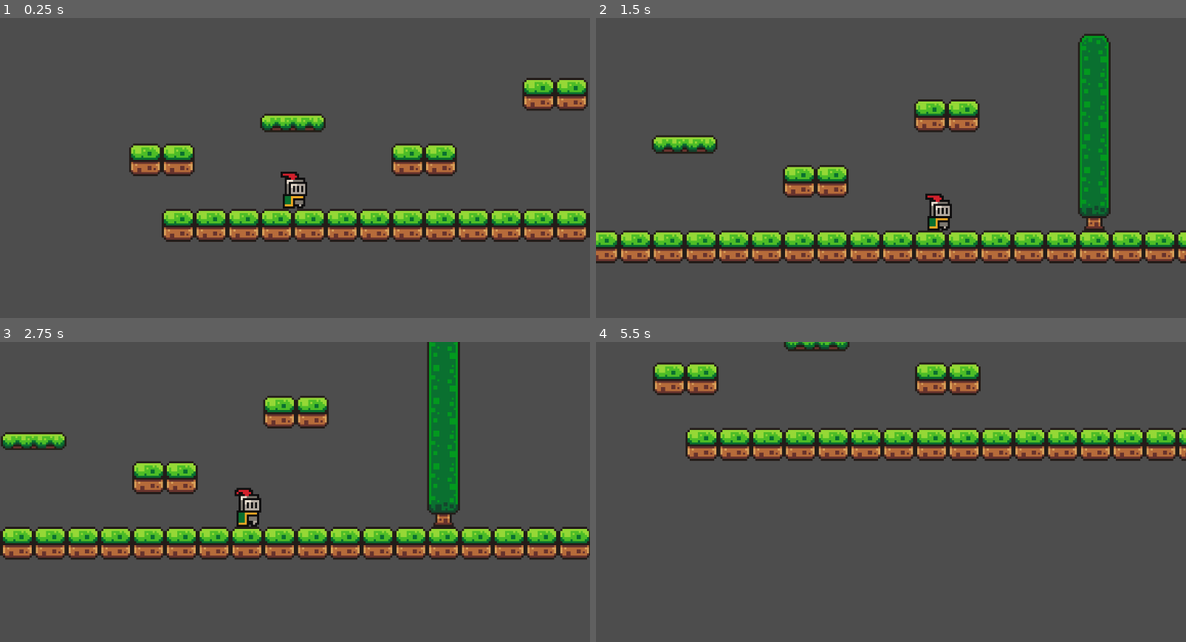
Above: before the commit, frames 1-4 (two rows, left to right).
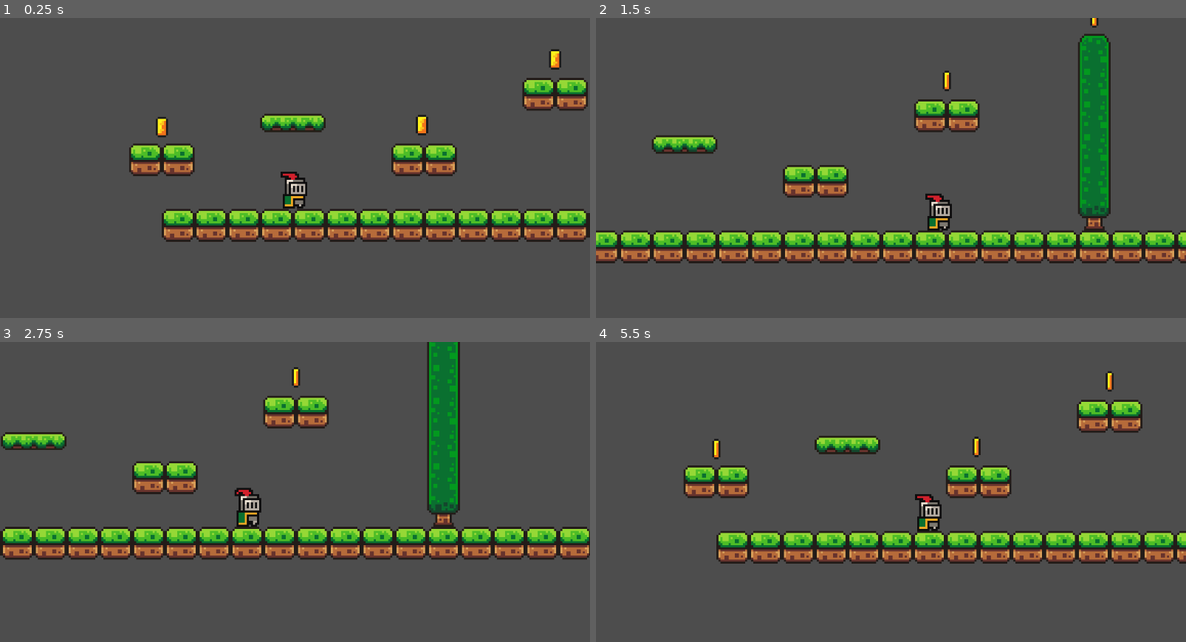
Above: after the commit, the same moments.

Repository: Nikman800/Lab_4_Game
Game: Godot game, scene res://scenes/game.tscn
The game is run twice, just before and just after one commit, with the same random seed, the same clock (stepped at 60 frames per second) and the same inputs.
Inputs:
- Up to frame 1 (0.25 s): no input
- Up to frame 2 (1.5 s): tap Enter (ui_accept) at 0.5, 0.77 s; hold Right (ui_right) from 0.53 s (still down)
- Up to frame 3 (2.75 s): tap Enter (ui_accept) at 1.52 s; release Right (ui_right) at 2.03 s; hold Left (ui_left) from 2.03 s (still down)
- Up to frame 4 (5.5 s): tap Enter (ui_accept) at 3.02, 3.77, 4.52 s; release Left (ui_left) at 4.28 s; hold Right (ui_right) from 4.28 s (still down)

The runs differ from the first frame. In frame 1, 0.4% of the frame differs, in the area x 26-96%, y 10-40%; in frame 2, 0.1%; in frame 3, less than 0.1%; in frame 4, 24%, in the area x 9-100%, y 0-74%.

Commit message:
Makes the game restart on falling off the map

Diff:
--- /dev/null
+++ b/scenes/coin.tscn
@@ -0,0 +1,113 @@
+[gd_scene load_steps=17 format=3 uid="uid://bybwh5jjgsgkl"]
+
+[ext_resource type="Script" path="res://scripts/coin.gd" id="1_ev261"]
+[ext_resource type="Texture2D" uid="uid://b87w51s5gdhhd" path="res://assets/sprites/coin.png" id="1_fxdnp"]
+
+[sub_resource type="AtlasTexture" id="AtlasTexture_ykrbw"]
+atlas = ExtResource("1_fxdnp")
+region = Rect2(0, 0, 16, 16)
+
+[sub_resource type="AtlasTexture" id="AtlasTexture_ot3bm"]
+atlas = ExtResource("1_fxdnp")
+region = Rect2(16, 0, 16, 16)
+
+[sub_resource type="AtlasTexture" id="AtlasTexture_2pokn"]
+atlas = ExtResource("1_fxdnp")
+region = Rect2(32, 0, 16, 16)
+
+[sub_resource type="AtlasTexture" id="AtlasTexture_ft76h"]
+atlas = ExtResource("1_fxdnp")
+region = Rect2(48, 0, 16, 16)
+
+[sub_resource type="AtlasTexture" id="AtlasTexture_qdqmb"]
+atlas = ExtResource("1_fxdnp")
+region = Rect2(64, 0, 16, 16)
+
+[sub_resource type="AtlasTexture" id="AtlasTexture_1x5ex"]
+atlas = ExtResource("1_fxdnp")
+region = Rect2(80, 0, 16, 16)
+
+[sub_resource type="AtlasTexture" id="AtlasTexture_l2geg"]
+atlas = ExtResource("1_fxdnp")
+region = Rect2(96, 0, 16, 16)
+
+[sub_resource type="AtlasTexture" id="AtlasTexture_odkwb"]
+atlas = ExtResource("1_fxdnp")
+region = Rect2(112, 0, 16, 16)
+
+[sub_resource type="AtlasTexture" id="AtlasTexture_puv5t"]
+atlas = ExtResource("1_fxdnp")
+region = Rect2(128, 0, 16, 16)
+
+[sub_resource type="AtlasTexture" id="AtlasTexture_amxpw"]
+atlas = ExtResource("1_fxdnp")
+region = Rect2(144, 0, 16, 16)
+
+[sub_resource type="AtlasTexture" id="AtlasTexture_hevxt"]
+atlas = ExtResource("1_fxdnp")
+region = Rect2(160, 0, 16, 16)
+
+[sub_resource type="AtlasTexture" id="AtlasTexture_efvsh"]
+atlas = ExtResource("1_fxdnp")
+region = Rect2(176, 0, 16, 16)
+
+[sub_resource type="SpriteFrames" id="SpriteFrames_hyott"]
+animations = [{
+"frames": [{
+"duration": 1.0,
+"texture": SubResource("AtlasTexture_ykrbw")
+}, {
+"duration": 1.0,
+"texture": SubResource("AtlasTexture_ot3bm")
+}, {
+"duration": 1.0,
+"texture": SubResource("AtlasTexture_2pokn")
+}, {
+"duration": 1.0,
+"texture": SubResource("AtlasTexture_ft76h")
+}, {
+"duration": 1.0,
+"texture": SubResource("AtlasTexture_qdqmb")
+}, {
+"duration": 1.0,
+"texture": SubResource("AtlasTexture_1x5ex")
+}, {
+"duration": 1.0,
+"texture": SubResource("AtlasTexture_l2geg")
+}, {
+"duration": 1.0,
+"texture": SubResource("AtlasTexture_odkwb")
+}, {
+"duration": 1.0,
+"texture": SubResource("AtlasTexture_puv5t")
+}, {
+"duration": 1.0,
+"texture": SubResource("AtlasTexture_amxpw")
+}, {
+"duration": 1.0,
+"texture": SubResource("AtlasTexture_hevxt")
+}, {
+"duration": 1.0,
+"texture": SubResource("AtlasTexture_efvsh")
+}],
+"loop": true,
+"name": &"default",
+"speed": 10.0
+}]
+
+[sub_resource type="CircleShape2D" id="CircleShape2D_3agla"]
+radius = 5.0
+
+[node name="Coin" type="Area2D"]
+collision_mask = 2
+script = ExtResource("1_ev261")
+
+[node name="AnimatedSprite2D" type="AnimatedSprite2D" parent="."]
+sprite_frames = SubResource("SpriteFrames_hyott")
+autoplay = "default"
+frame_progress = 0.451707
+
+[node name="CollisionShape2D" type="CollisionShape2D" parent="."]
+shape = SubResource("CircleShape2D_3agla")
+
+[connection signal="body_entered" from="." to="." method="_on_body_entered"]
--- a/scenes/game.tscn
+++ b/scenes/game.tscn
@@ -1,8 +1,10 @@
-[gd_scene load_steps=9 format=3 uid="uid://ce7c6q1u36skb"]
+[gd_scene load_steps=12 format=3 uid="uid://ce7c6q1u36skb"]
 
 [ext_resource type="PackedScene" uid="uid://buqsspxla075q" path="res://scenes/player.tscn" id="1_ppmqx"]
 [ext_resource type="Texture2D" uid="uid://8rh8vh2psuxg" path="res://assets/sprites/world_tileset.png" id="2_eqwxu"]
 [ext_resource type="PackedScene" uid="uid://dwfjvdh2j2ero" path="res://scenes/platform.tscn" id="3_v7s5c"]
+[ext_resource type="PackedScene" uid="uid://bybwh5jjgsgkl" path="res://scenes/coin.tscn" id="4_w0ket"]
+[ext_resource type="PackedScene" uid="uid://b631raxidnram" path="res://scenes/killzone.tscn" id="5_3bfb2"]
 
 [sub_resource type="TileSetAtlasSource" id="TileSetAtlasSource_fk1l3"]
 texture = ExtResource("2_eqwxu")
@@ -444,6 +446,9 @@
 "move": SubResource("Animation_1dm2x")
 }
 
+[sub_resource type="WorldBoundaryShape2D" id="WorldBoundaryShape2D_cndfw"]
+distance = -81.0
+
 [node name="Game" type="Node2D"]
 
 [node name="TileMap" type="TileMap" parent="."]
@@ -459,6 +464,7 @@
 position = Vector2(0, -8)
 zoom = Vector2(4, 4)
 limit_bottom = 120
+limit_smoothed = true
 position_smoothing_enabled = true
 
 [node name="Platform" parent="." instance=ExtResource("3_v7s5c")]
@@ -472,3 +478,30 @@
 "": SubResource("AnimationLibrary_4gndd")
 }
 autoplay = "move"
+
+[node name="Coin" parent="." instance=ExtResource("4_w0ket")]
+position = Vector2(63, -41)
+
+[node name="Coin2" parent="." instance=ExtResource("4_w0ket")]
+position = Vector2(-64, -40)
+
+[node name="Coin3" parent="." instance=ExtResource("4_w0ket")]
+position = Vector2(128, -73)
+
+[node name="Coin4" parent="." instance=ExtResource("4_w0ket")]
+position = Vector2(200, -104)
+
+[node name="Coin5" parent="." instance=ExtResource("4_w0ket")]
+position = Vector2(616, -6)
+
+[node name="Coin6" parent="." instance=ExtResource("4_w0ket")]
+position = Vector2(600, -7)
+
+[node name="Coin7" parent="." instance=ExtResource("4_w0ket")]
+position = Vector2(632, -8)
+
+[node name="Killzone" parent="." instance=ExtResource("5_3bfb2")]
+position = Vector2(1, -18)
+
+[node name="CollisionShape2D" type="CollisionShape2D" parent="Killzone"]
+shape = SubResource("WorldBoundaryShape2D_cndfw")
--- /dev/null
+++ b/scenes/killzone.tscn
@@ -0,0 +1,14 @@
+[gd_scene load_steps=2 format=3 uid="uid://b631raxidnram"]
+
+[ext_resource type="Script" path="res://scripts/killzone.gd" id="1_crxp0"]
+
+[node name="Killzone" type="Area2D"]
+collision_mask = 2
+script = ExtResource("1_crxp0")
+
+[node name="Timer" type="Timer" parent="."]
+wait_time = 0.6
+one_shot = true
+
+[connection signal="body_entered" from="." to="." method="_on_body_entered"]
+[connection signal="timeout" from="Timer" to="." method="_on_timer_timeout"]
--- a/scenes/player.tscn
+++ b/scenes/player.tscn
@@ -43,6 +43,7 @@
 radius = 5.09902
 
 [node name="Player" type="CharacterBody2D"]
+collision_layer = 2
 script = ExtResource("1_y1dtk")
 
 [node name="AnimatedSprite2D" type="AnimatedSprite2D" parent="."]
--- /dev/null
+++ b/scripts/coin.gd
@@ -0,0 +1,9 @@
+extends Area2D
+
+
+
+
+
+func _on_body_entered(body):
+	print("+1 coin!")
+	queue_free()
--- /dev/null
+++ b/scripts/killzone.gd
@@ -0,0 +1,12 @@
+extends Area2D
+
+@onready var timer = $Timer
+
+func _on_body_entered(body):
+	print("You died!")
+	timer.start()
+
+
+
+func _on_timer_timeout():
+	get_tree().reload_current_scene()
